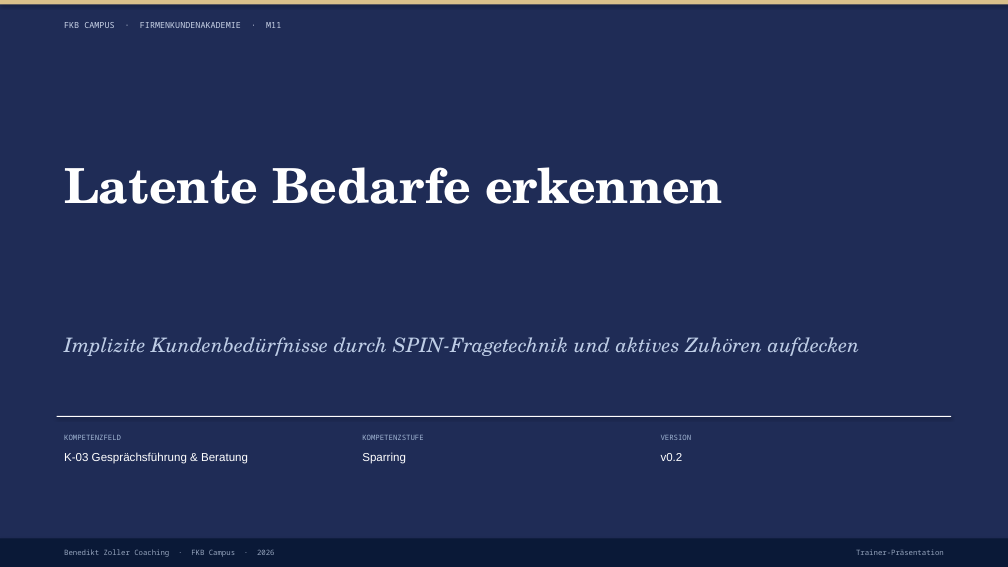
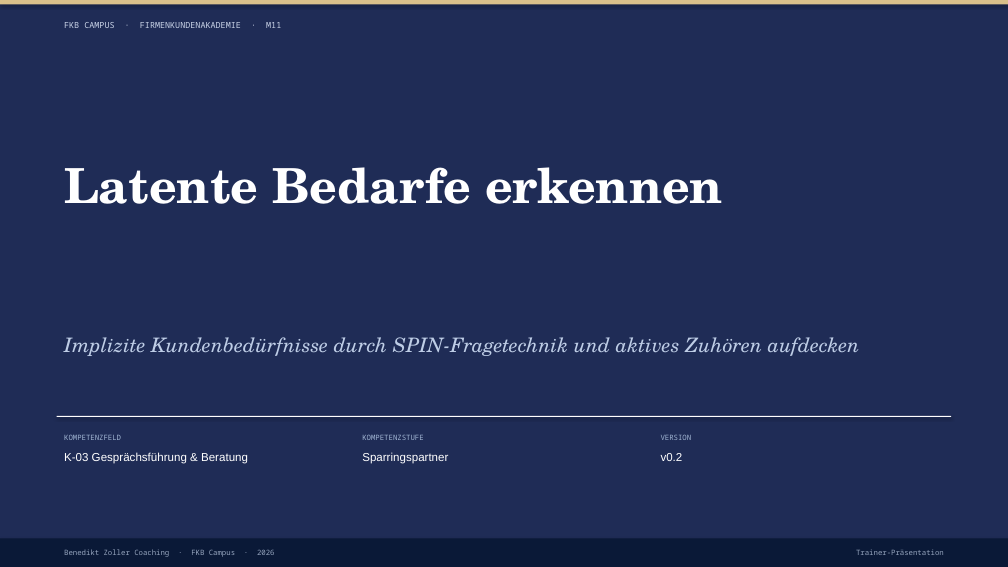
Before and after one commit to ck5rqc47pr-byte/firmenkundenakademie-online, a slide deck: slide 1 of protected-downloads/praesentation/M11.pptx. Drawn at 1008x567 pixels with LibreOffice and Linux fonts; fonts in the diff are those of the drawing. Boxes give left, top, right and bottom in pixels: in the first picture for what was removed or moved away, otherwise in the second. Text is boxed around its words. In the diff, an @@ line names an element or a change of style, - is before the commit and + after.

```diff
--- a/protected-downloads/praesentation/M11.pptx
+++ b/protected-downloads/praesentation/M11.pptx
@@ text at (362,452,448,464): text changed @@
-Sparring
+Sparringspartner
```
Also in this commit, not shown: 20 other files.
